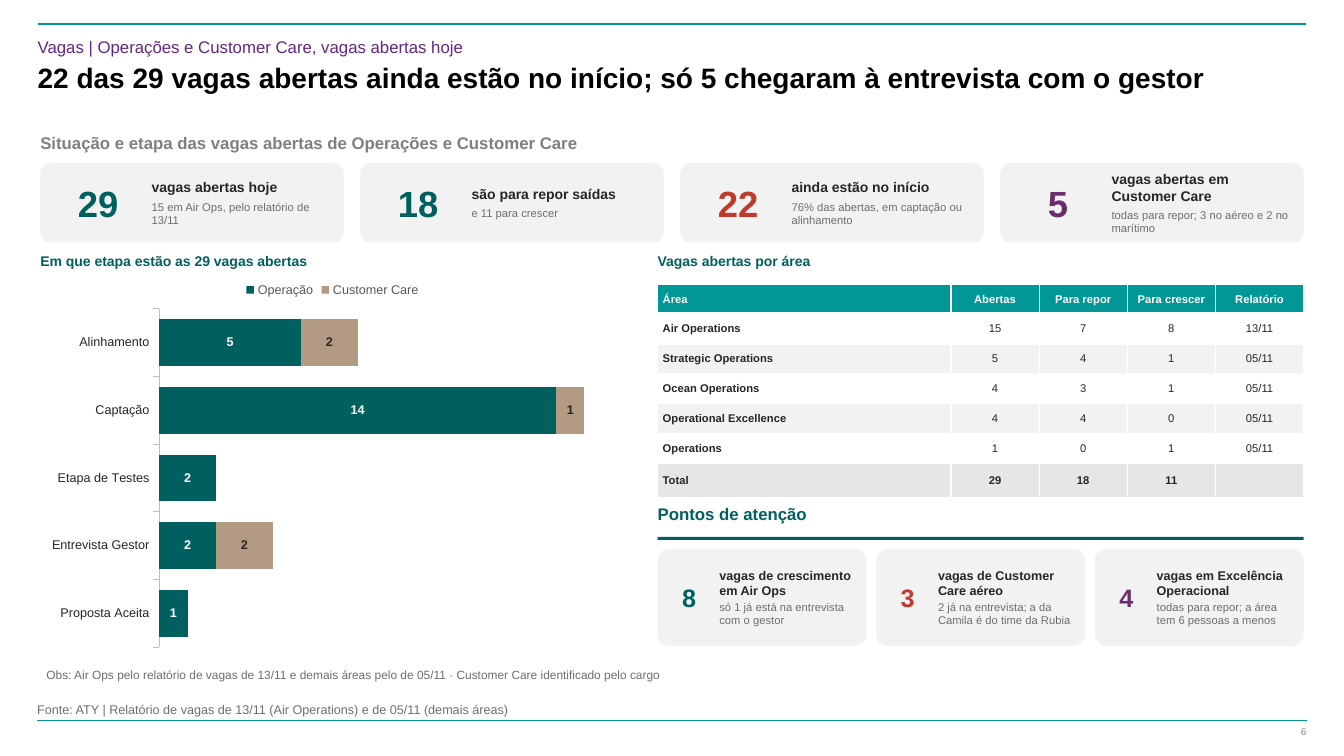
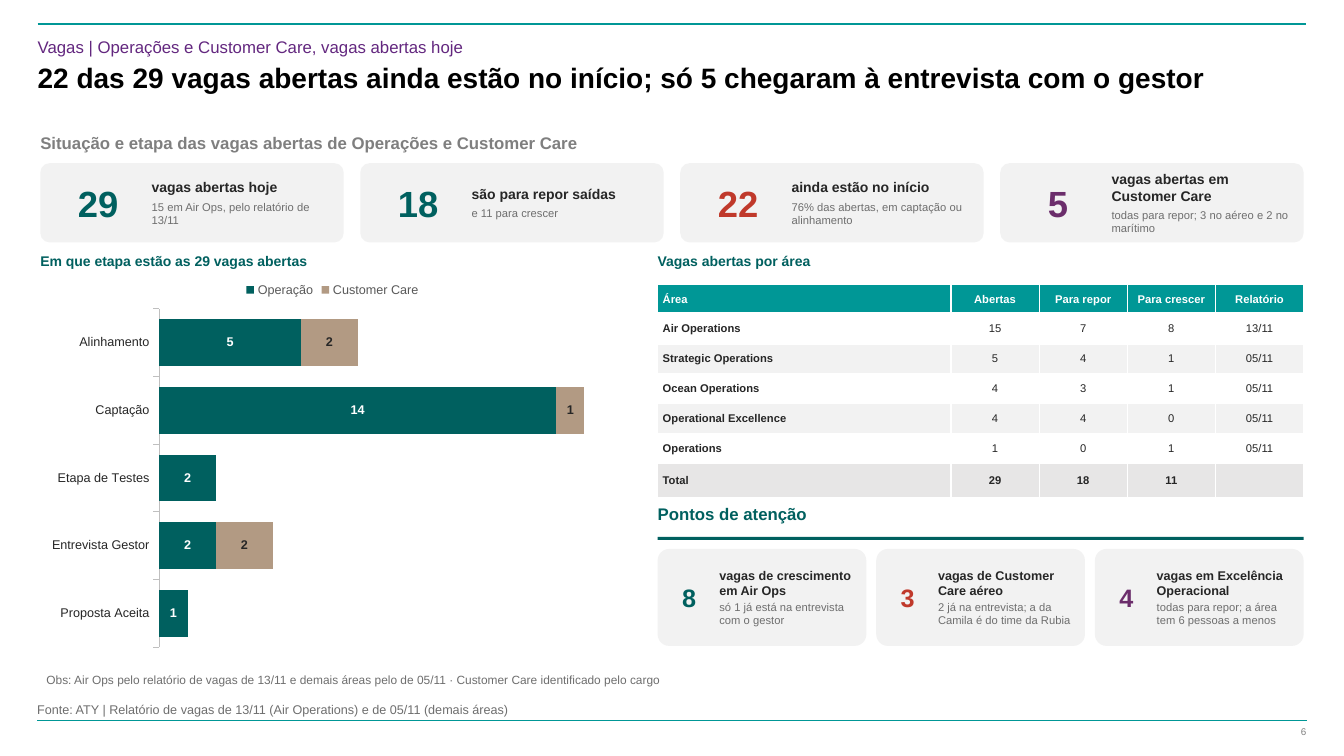
Before and after one commit to suzetemirandasilva5601-cpu/Challenge, a slide deck: slide 6 of 20261112 - ATY - Diagnóstico da Estrutura de Operações - Vagas e Férias.pptx. Drawn at 1344x756 pixels with LibreOffice and Linux fonts; fonts in the diff are those of the drawing; background and template pictures are left out. Boxes give left, top, right and bottom in pixels: in the first picture for what was removed or moved away, otherwise in the second. Text is boxed around its words. In the diff, an @@ line names an element or a change of style, - is before the commit and + after.

```diff
--- a/20261112 - ATY - Diagnóstico da Estrutura de Operações - Vagas e Férias.pptx
+++ b/20261112 - ATY - Diagnóstico da Estrutura de Operações - Vagas e Férias.pptx
@@ text "Obs: Air Ops pelo relatório ...": place and size @@
-text "Obs: Air Ops pelo relatório ..." at bbox=[46, 670, 660, 682]
+text "Obs: Air Ops pelo relatório ..." at bbox=[46, 675, 660, 687]
```
Also in this commit, not shown: 3 other slides changed.
